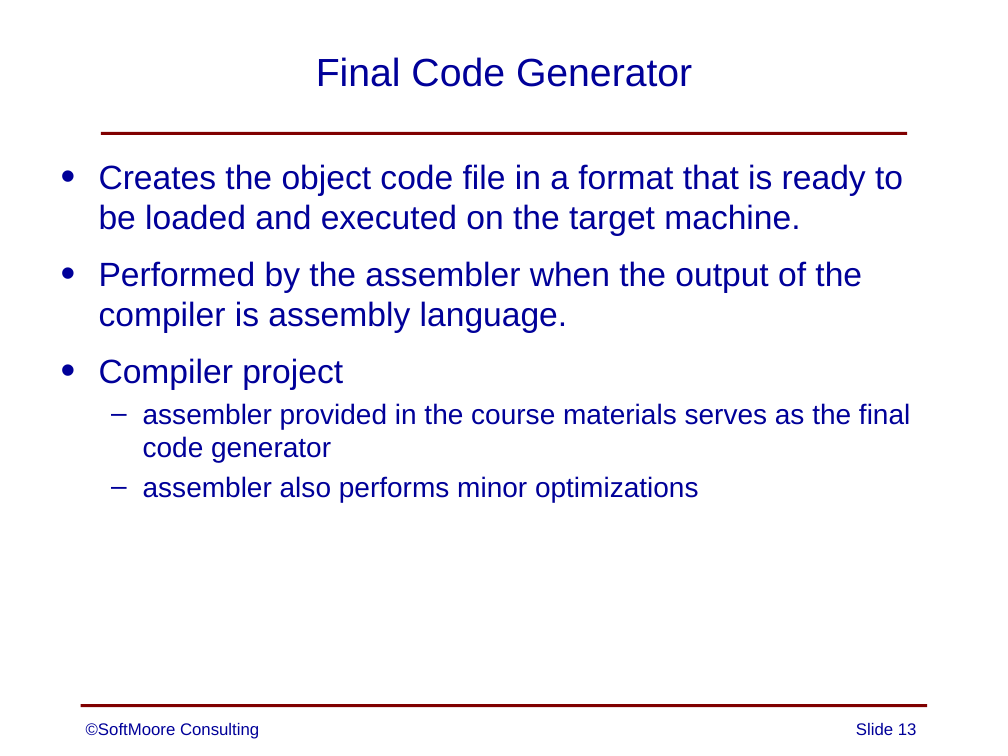
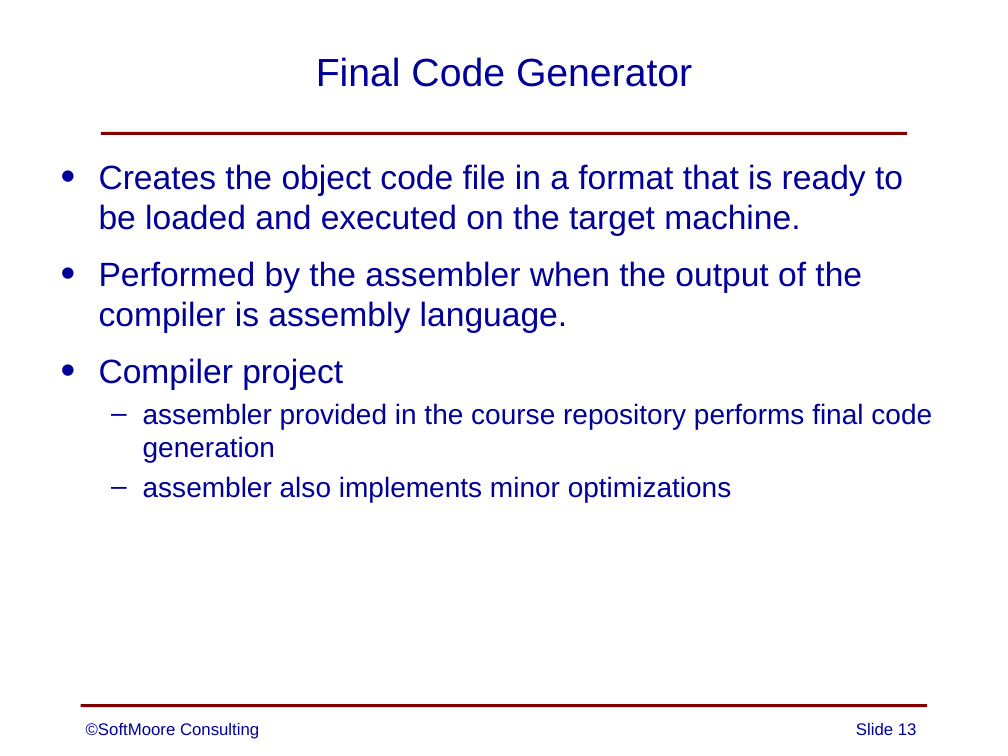
Before and after one commit to SoftMoore/CPRL-Kt-2nd, a slide deck: slide 13 of PowerPoints/02 - Structure of Compilers.pptx. Drawn at 1008x756 pixels with LibreOffice and Linux fonts; fonts in the diff are those of the drawing. Boxes give left, top, right and bottom in pixels: in the first picture for what was removed or moved away, otherwise in the second. Text is boxed around its words. In the diff, an @@ line names an element or a change of style, - is before the commit and + after.

```diff
--- a/PowerPoints/02 - Structure of Compilers.pptx
+++ b/PowerPoints/02 - Structure of Compilers.pptx
@@ text at (x1=143, y1=403, x2=932, y2=502): text changed @@
-  – assembler provided in the course materials serves as the final code generator
-  – assembler also performs minor optimizations
+  – assembler provided in the course repository performs final code generation
+  – assembler also implements minor optimizations
```
Also in this commit, not shown: 4 other slides changed, 1 other file.
